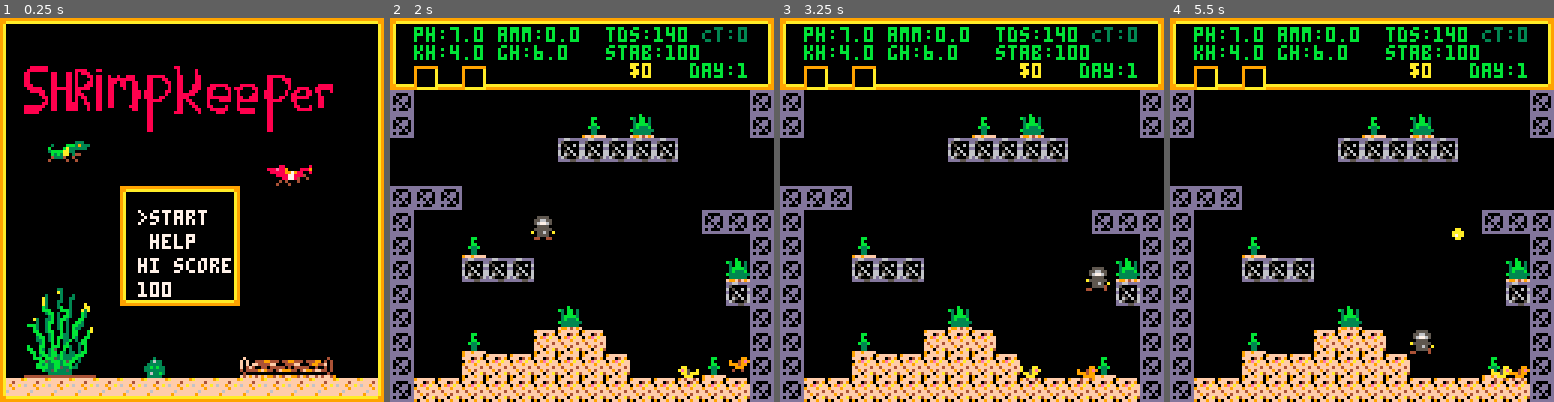
Above: before the commit, frames 1-4 (left to right).
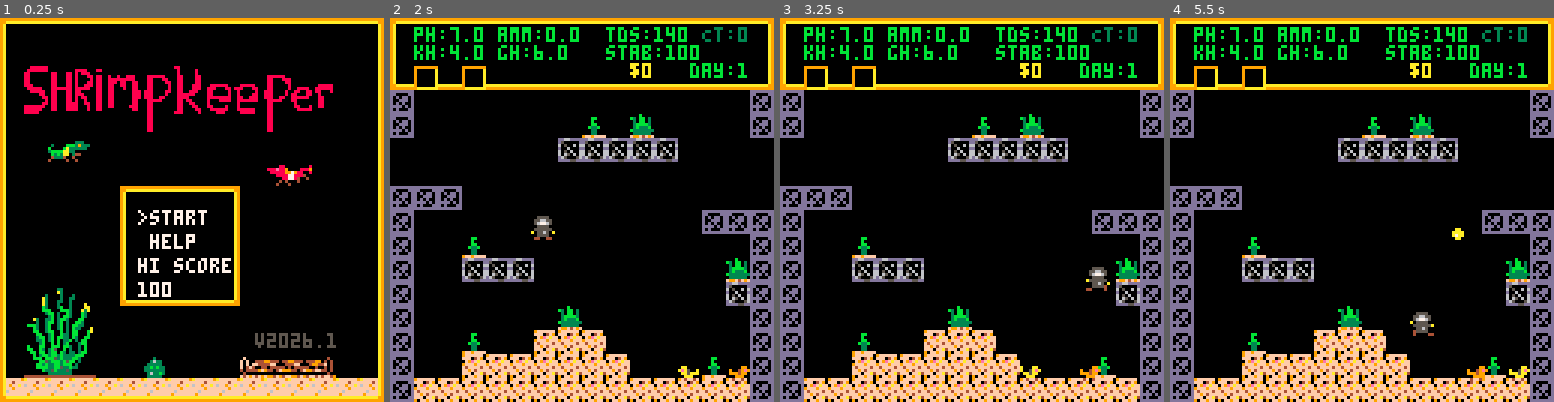
Above: after the commit, the same moments.

Repository: zvxr/shrimpkeeper
Game: PICO-8 cartridge shrimpkeeper.p8
Same seed, same stepped clock (60 frames per second), same inputs: the game is played once before the commit and once after it.
Inputs:
- Up to frame 1 (0.25 s): no input
- Up to frame 2 (2 s): tap X (X key) at 0.33, 1.07, 1.85 s; tap O (Z key) at 0.7, 1.7 s; hold Right from 1.6 s (still down)
- Up to frame 3 (3.25 s): release Right at 2.1 s; tap O (Z key) at 2.1, 2.5, 2.9 s; hold Up 2.15-2.42 s; hold Right 2.47-3.03 s; tap X (X key) at 2.97 s; hold Left from 3.08 s (still down)
- Up to frame 4 (5.5 s): tap O (Z key) every 0.4 s from 3.3 to 5.3 s; release Left at 3.58 s; hold Down 3.63-3.97 s; hold Right 4.02-4.68 s; tap X (X key) at 4.08, 5.2 s; hold Up 4.73-5.03 s; hold Left from 5.08 s (still down)

The runs differ from the first frame. In frame 1, 0.4% of the frame differs, in the area x 66-88%, y 82-86%; in frame 2, 0.2%; in frame 3, 0.1%; in frame 4, 0.7%, in the area x 62-94%, y 76-95%.

Commit message:
v1 + some interaction fixes

Diff:
--- a/ent.lua
+++ b/ent.lua
@@ -37,6 +37,11 @@
 	a.dx *= fric
 	a.dy *= fric
 
+	if a.mb!=nil and a.y<3.5 then
+		a.y=3.5
+		a.dy=0
+	end
+
 	a.frame += abs(a.dx) * 4
 	a.frame += abs(a.dy) * 4
 	a.frame %= a.frames
--- a/physics.lua
+++ b/physics.lua
@@ -23,6 +23,9 @@
 			local y=(a.y+dy)-a2.y
 			if abs(x) < a.w+a2.w and
 				abs(y) < a.h+a2.h then
+				if a.sa!=nil and a2.sa!=nil then
+					return false
+				end
 				local ca=
 					collide_ent(a,a2) or
 					collide_ent(a2,a)
--- a/player.lua
+++ b/player.lua
@@ -1,8 +1,14 @@
 function control_player(pl)
 	local accel = 0.05
 	local lift = 0.36
-	if (btn(0)) pl.dx -= accel
-	if (btn(1)) pl.dx += accel
+	if (btn(0)) then
+		pl.dx -= accel
+		pl.dir=-1
+	end
+	if (btn(1)) then
+		pl.dx += accel
+		pl.dir=1
+	end
 	if (btnp(5)) then
 		pl.dy -= lift
 		sfx(2)
--- a/shrimp.lua
+++ b/shrimp.lua
@@ -5,7 +5,7 @@
 		a.frames=4
 		a.sw=1
 		a.sh=1
-		a.w=0.3
+		a.w=0.25
 		a.h=0.3
 	else
 		a.k=37
@@ -13,7 +13,7 @@
 		a.frames=4
 		a.sw=2
 		a.sh=1
-		a.w=0.7
+		a.w=0.5
 		a.h=0.3
 	end
 end
@@ -39,7 +39,7 @@
 
 function near_pet(a)
 	for b in all(ent) do
-		if (b.sa!=nil or b.np!=nil or b.ap!=nil) and
+		if (b.sa!=nil or b.np!=nil or b.ap!=nil or b.mb!=nil) and
 			abs(a.x-b.x)<1.5 and
 			abs(a.y-b.y)<1.5 then
 			return b
@@ -53,11 +53,18 @@
 end
 
 function drop_pet()
+	local d=pl.dir or 1
 	add(ent,ha)
-	ha.x=pl.x+1
+	ha.x=pl.x+d*1.5
 	ha.y=pl.y
 	ha.dx=0
 	ha.dy=0
+	if solid_map(ha,0,0) or solid_ent(ha,0,0) then
+		ha.x=pl.x+d*2
+	end
+	if solid_map(ha,0,0) or solid_ent(ha,0,0) then
+		ha.x=pl.x-d*1.5
+	end
 	ha=nil
 end
 
@@ -293,6 +300,8 @@
 		if ha.np!=nil then
 			pal(5,snail_shell(ha))
 			spr(48,room_x*128+8,16)
+		elseif ha.mb!=nil then
+			spr(20,room_x*128+8,16)
 		else
 			spr(26,room_x*128+8,16)
 		end
--- a/shrimpkeeper.p8
+++ b/shrimpkeeper.p8
@@ -13,6 +13,8 @@
 #include moss.lua
 #include player.lua
 #include spawn.lua
+
+ver="v2026.1"
 
 function init_title()
 	gs=0
@@ -83,6 +85,7 @@
 		map(x,16,x*8,16*8,16,16)
 		camera()
 		if th==0 then
+			print(ver,85,105,5)
 			print(ts==1 and ">start" or " start",46,64,7)
 			print(ts==2 and ">help" or " help",46,72,7)
 			print("hi score",46,80,7)
@@ -136,14 +139,14 @@
 9cc7ccca9a00000000000000000000a9000aa00000000055775400400000005577540400000000557754000000000055775045009afffffff9ffffa904444440
 98cccc8a99aaaaaaaaaaaaaaaaaaaa9900000000000004040004000000000404000400400000044040004000000004040040400099aaaaaaaaaaaa990444a440
 9aaaaaaa999999999999999999999999000000000000400040000000000040004000000000000000400000000000040404000000999999999999999966666666
-99999999999999999999999999999999999999990000000000000000000000000000000000000000000000000000000000000000000000000000000000a00000
-9000000a911c111a9006060a9006660a9000000a000000000000000000000000000000000000000000000000000000c0000000000000000000030000000000a0
-9000000a91ccc11a9006600a9006000a9000050a0000000000000000000000000000000000000000000000000000000000c00c0c0003630000363300000aa000
-9005000a91cc7c1a9006060a9006060a9005555a005500000055005000550005005500000005000000050000c00c0d00000060000333333003333300a0aa7a00
-9055500a9cccc6ca9006060a9006660a965e550a05e5600505e5600505e5600505e56005000550000055500000000000060000003333b33033b3b33000aaaa00
-90e5550a9cccccca9070000a9070000a9655500a005567550055675000556750005567550055550005555500000c00c00000c00033b3333033333330000aa000
-9066660a91cccc1a9077070a9700770a9755000a000557000005570000055700004557000e6555500e65650000000000000000003333bb3003633b3007000000
-9aaaaaaa9aaaaaaa9aaaaaaa9aaaaaaa9aaaaaaa000400400040004000400400000000400666666006666600c000d000000d0c000633330003333300000000a0
+99999999999999999999999999999999999999990000000000000000000000000000000000000000000000000000000000000000000000000000000000444440
+9000000a911c111a9006060a9006660a9000000a000000000000000000000000000000000000000000000000000000c000000000000000000003000004676740
+9000000a91ccc11a9006600a9006000a9000050a0000000000000000000000000000000000000000000000000000000000c00c0c0003630000363300046c7740
+9005000a91cc7c1a9006060a9006060a9005555a005500000055005000550005005500000005000000050000c00c0d000000600003333330033333000477c740
+9055500a9cccc6ca9006060a9006660a965e550a05e5600505e5600505e5600505e56005000550000055500000000000060000003333b33033b3b33004676940
+90e5550a9cccccca9070000a9070000a9655500a005567550055675000556750005567550055550005555500000c00c00000c00033b3333033333330046c7640
+9066660a91cccc1a9077070a9700770a9755000a000557000005570000055700004557000e6555500e65650000000000000000003333bb3003633b3004666640
+9aaaaaaa9aaaaaaa9aaaaaaa9aaaaaaa9aaaaaaa000400400040004000400400000000400666666006666600c000d000000d0c000633330003333300ff9f0ffa
 000b0000000000000000000000000000000000000000000000888888000000000000000000000000000000000000000000880000000000000000000000000000
 b30bb030000bb000000ab00000000000000000000000000008888888000000000888800088000000000000000000000000080000080000000000000000000000
 030bb030000b00000bbbbab000000000000330000000000088000000088000880808880000000000000000000000000000080000080000000000000000000000
@@ -176,14 +179,14 @@
 009aa90009aaaa9066600000000000b335b333530000000000880008008800009aa99aa999a99a99606066000600666066606060060066606060000066006000
 009aa900009aa90000000000000000003333333300000000000888880000000009a99a90099aa990000000000000000000000000000000000000000000000000
 00999900000990000000000044444444444444444444444400000000000000000099990000999900000000000000000000000000000000000000000000000000
-00000000000000000000000000000000000000000000000000000000000000000000000000000000000000000000000000000000000000000000000000000000
-66606600066066606660066066600000bbb0bb000bb0000060606660666066603330300003303330333000000000bbb0bbb0bbb0bbb0bb000000000000000000
-060060606000606060006000060000000b00b0b0b000000060606000600060603030300030003030300030630000b000b0b0b000b000b0b00000000000600000
-060060606660666066006000060000000b00b0b0bbb0000066606600660066603330300030003330330003b70000b000bb00bb00bb00b0b00000000006666006
-060060600060600060006000060000000b00b0b000b000006060600060006060303030003030303030000b300000b0b0b0b0b000b000b0b00000000000600000
-666060606600600066600660060000000b00bbb0bb00000060606660666060603030333033303030333035030000bbb0b0b0bbb0bbb0b0b00000000000000000
-000000000000000000000000000000000000000000000000000000000000000000000000000000000000000000000000000000000000000000000000aaaaaaaa
-00000000000000000000000000000000000000000000000000000000000000000000000000000000000000000000000000000000000000000000000099999999
+000000000000000000000000000000000000000000000000000000000000000000000000000000000000000000000000000000000000000000a0000000000000
+66606600066066606660066066600000bbb0bb000bb0000060606660666066603330300003303330333000000000bbb0bbb0bbb0bbb0bb00000000a000000000
+060060606000606060006000060000000b00b0b0b000000060606000600060603030300030003030300030630000b000b0b0b000b000b0b0000aa00000600000
+060060606660666066006000060000000b00b0b0bbb0000066606600660066603330300030003330330003b70000b000bb00bb00bb00b0b0a0aa7a0006666006
+060060600060600060006000060000000b00b0b000b000006060600060006060303030003030303030000b300000b0b0b0b0b000b000b0b000aaaa0000600000
+666060606600600066600660060000000b00bbb0bb00000060606660666060603030333033303030333035030000bbb0b0b0bbb0bbb0b0b0000aa00000000000
+000000000000000000000000000000000000000000000000000000000000000000000000000000000000000000000000000000000000000007000000aaaaaaaa
+0000000000000000000000000000000000000000000000000000000000000000000000000000000000000000000000000000000000000000000000a099999999
 00000000000000000000000000000000000000000000000000000000000000000000000000000000000000000000000000000000000000000000000000000000
 0660066060006000aaa00000bbb00bb00bb0b0b0b0b0b0b060006660066006600bb0bbb0bbb0bbb00bb0bbb00000606066606000660000606660666066600660
 6000606060006000aa000000b000b000b000b0b0b0b0b0b06000606060006000b0000b00b0b0b0b0b0b0b0b06000606060006000606000000600600066606000
@@ -365,7 +368,7 @@
 1100000000006b000000006b00000013110000000000006b000000006b000013111b00696900050600abacadaeaf00130000000000000000000000000000000000000000000000000000000000000000000000000000000000000000000000000000000000000000000000000000000000000000000000000000000000000000
 110007080000000000000000000000131100006816001769007a7b0000000013110000000000000000bbbcbd000000130000000000000000000000000000000000000000000000000000000000000000000000000000000000000000000000000000000000000000000000000000000000000000000000000000000000000000
 1100000000000000000000050600001311000000000000000000000000000013110000000000000000000000000000130000000000000000000000000000000000000000000000000000000000000000000000000000000000000000000000000000000000000000000000000000000000000000000000000000000000000000
-11000000000102020203000000000013110000707800151d00808182830000131117243f909182839281a0a1a2a3a4a50000000000000000000000000000000000000000000000000000000000000000000000000000000000000000000000000000000000000000000000000000000000000000000000000000000000000000
+11000000000102020203000000000013110000707800151d00808182830000131117248e909182839281a0a1a2a3a4a50000000000000000000000000000000000000000000000000000000000000000000000000000000000000000000000000000000000000000000000000000000000000000000000000000000000000000
 1100000000110000001300000000001311000000000000000000000000000013110000000000000000000000000000130000000000000000000000000000000000000000000000000000000000000000000000000000000000000000000000000000000000000000000000000000000000000000000000000000000000000000
 11000000001100000013000000000013110000717900181b006c6d6e0000001311003100b0b1b2b3003000b4b5b600130000000000000000000000000000000000000000000000000000000000000000000000000000000000000000000000000000000000000000000000000000000000000000000000000000000000000000
 110000000011000000130000000000131100000000000000000000000000001311000000000000848500878388898a130000000000000000000000000000000000000000000000000000000000000000000000000000000000000000000000000000000000000000000000000000000000000000000000000000000000000000
--- a/spawn.lua
+++ b/spawn.lua
@@ -30,6 +30,7 @@
 	init_tank()
 	pl = make_ent(21,20,9)
 	pl.frames=4
+	pl.dir=1
 
 	add_fry(true)
 	add_fry(true)
--- a/tank.lua
+++ b/tank.lua
@@ -174,6 +174,10 @@
 	return n
 end
 
+function fancy_sp()
+	return 1+rnd(max(0,max_pur()-0.8))
+end
+
 function algae_n()
 	local n=0
 	for a in all(ent) do
@@ -188,7 +192,7 @@
 		avg_pur()*100+
 		snail_n()*20+
 		moss_n()*10+
-		tank.day*3-
+		tank.day*40-
 		algae_n()*2
 end
 
@@ -274,12 +278,12 @@
 			a.nb=tank.i1b
 		elseif tank.i1==2 then
 			a=make_shrimp(pl.x+1,pl.y)
-			a.sp=0.7+rnd(0.5)
+			a.sp=fancy_sp()
 			a.sr=rnd(1)<0.5
 			a.sd=rnd(1)<0.1
 		elseif tank.i1==5 then
 			a=make_shrimp(pl.x+1,pl.y)
-			a.sp=0.7+rnd(0.5)
+			a.sp=fancy_sp()
 			a.sr=rnd(1)<0.5
 			a.sd=rnd(1)<0.1
 		elseif tank.i1==6 then
Not shown, changed: AGENTS.md
Not shown, added: CHANGELOG.md
Not shown, changed: DOCS.md
Not shown, changed: INSTRUCTIONS.md
Not shown, changed: shrimpkeeper.p8.png
